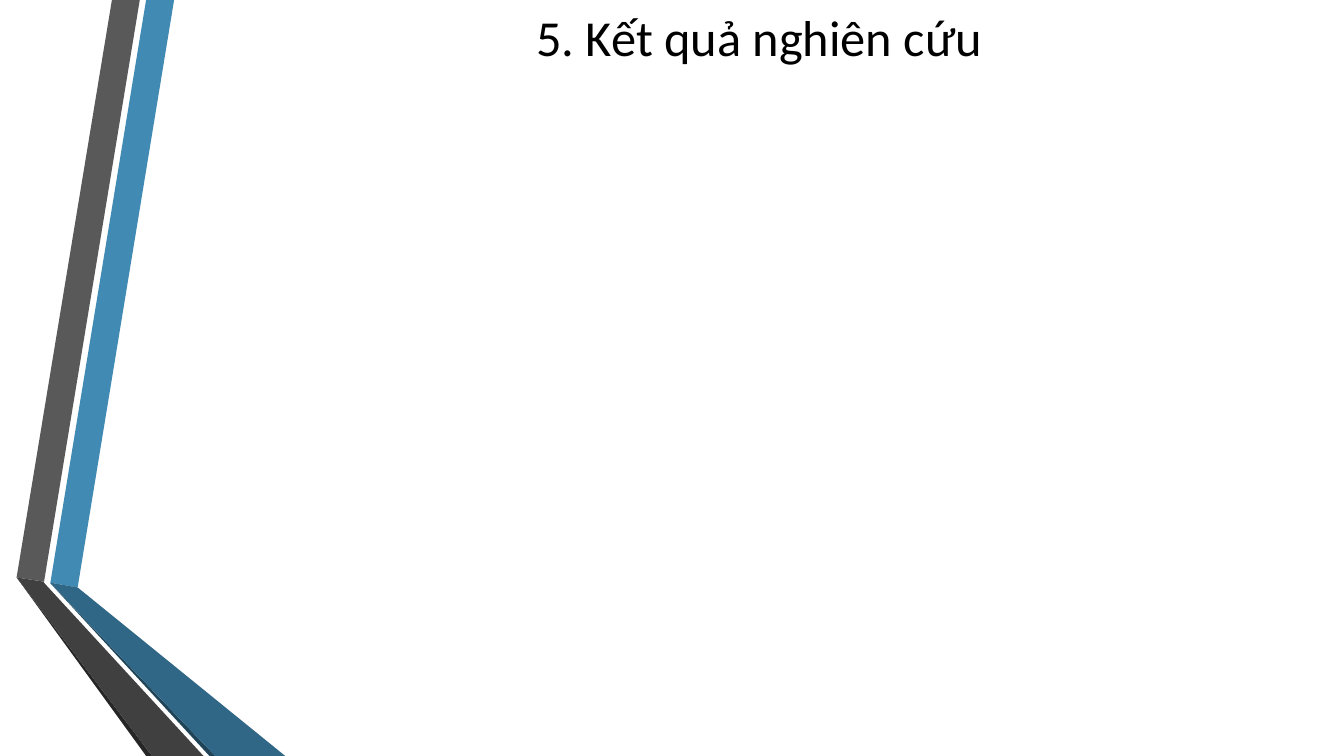
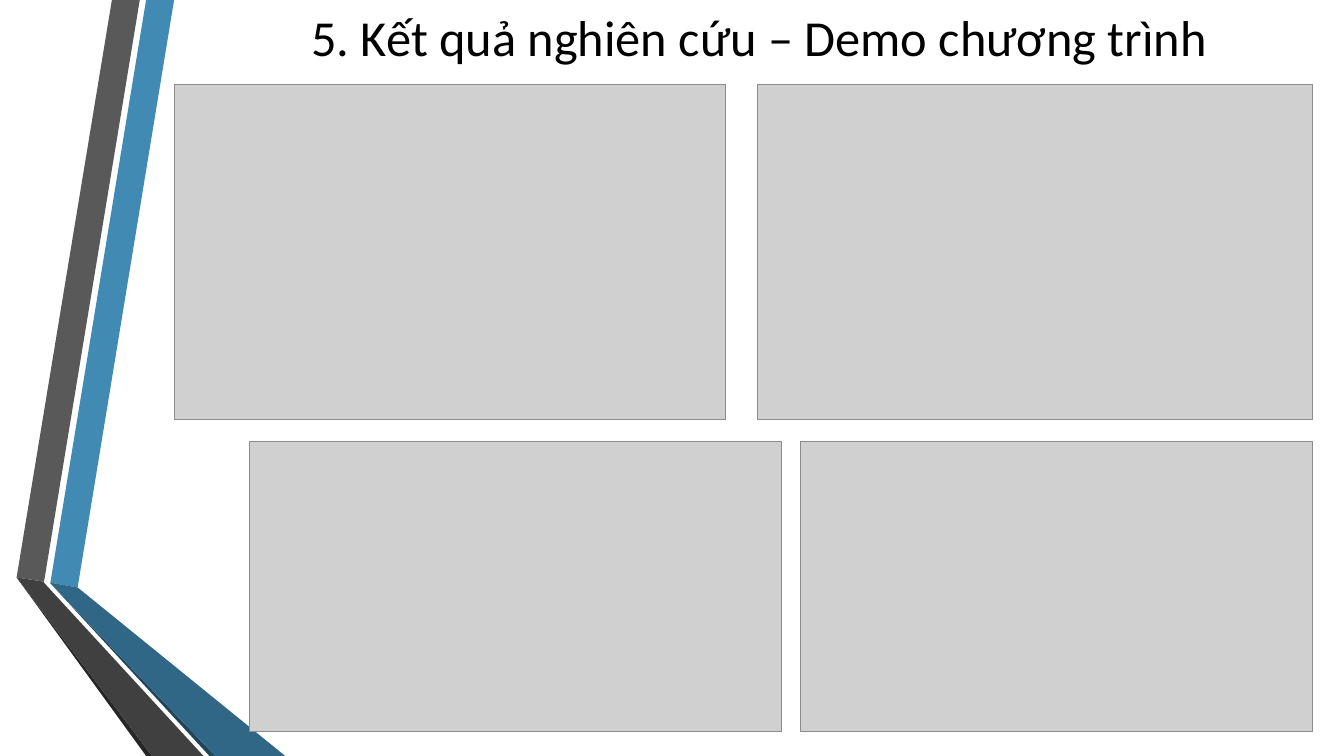
Before and after one commit to quoctrungdh/BaoCaoNCKH-April2016, a slide deck: slide 18 of SlideBaoCao.pptx (slide 8 before the commit). Drawn at 1344x756 pixels with LibreOffice and Linux fonts; fonts in the diff are those of the drawing; grey boxes stand for pictures; background and template pictures are left out. Boxes give left, top, right and bottom in pixels: in the first picture for what was removed or moved away, otherwise in the second. Text is boxed around its words. In the diff, an @@ line names an element or a change of style, - is before the commit and + after.

Commit message:
final pptx

```diff
--- a/SlideBaoCao.pptx
+++ b/SlideBaoCao.pptx
@@ title at <box>311,18,1207,65</box>: text changed @@
-5. Kết quả nghiên cứu
+5. Kết quả nghiên cứu – Demo chương trình
@@ picture added at <box>174,85,725,419</box> @@
@@ picture added at <box>758,85,1314,419</box> @@
@@ picture added at <box>249,442,781,732</box> @@
@@ picture added at <box>802,442,1314,732</box> @@
```
Also in this commit, not shown: 4 other slides changed, 10 slides added, 10 other files.
